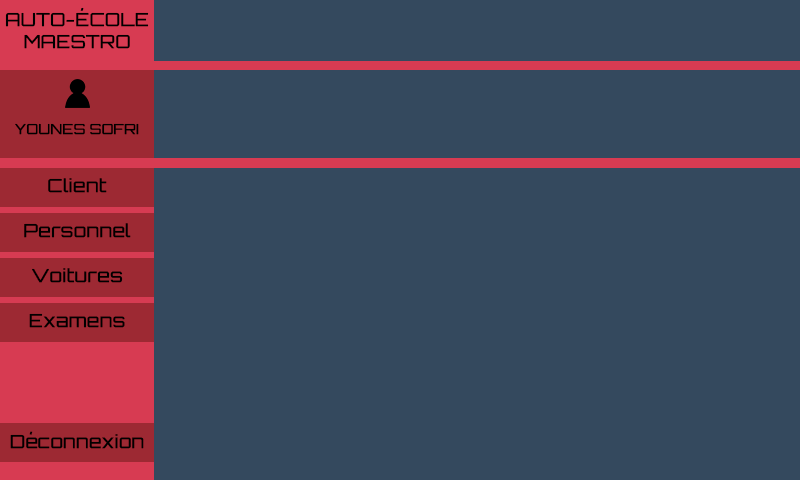
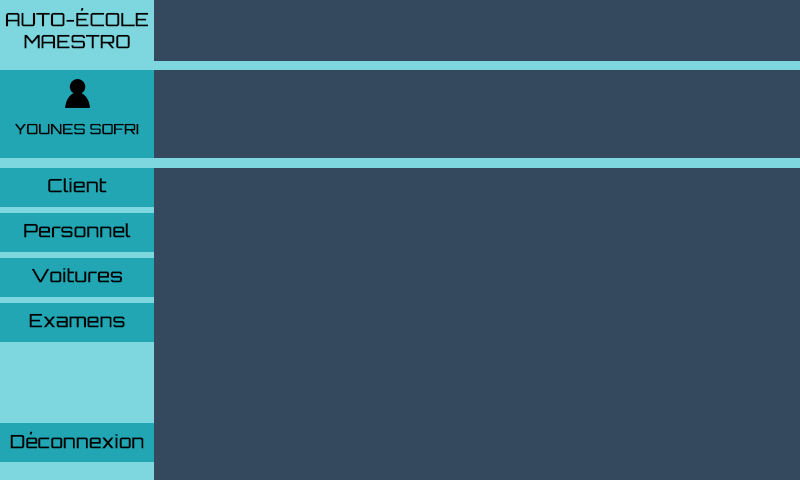
Comparing the layer stacks of the two 800px x 480px images. Changes:
painted on "Rectangle 4" over [0, 70, 154, 158]
painted on "menu1" over [0, 168, 154, 207]
painted on "menu2" over [0, 213, 154, 252]
painted on "menu3" over [0, 258, 154, 297]
painted on "menu4" over [0, 303, 154, 342]
painted on "menu6" over [0, 423, 154, 462]
painted on "Background" over [0, 0, 800, 480]
